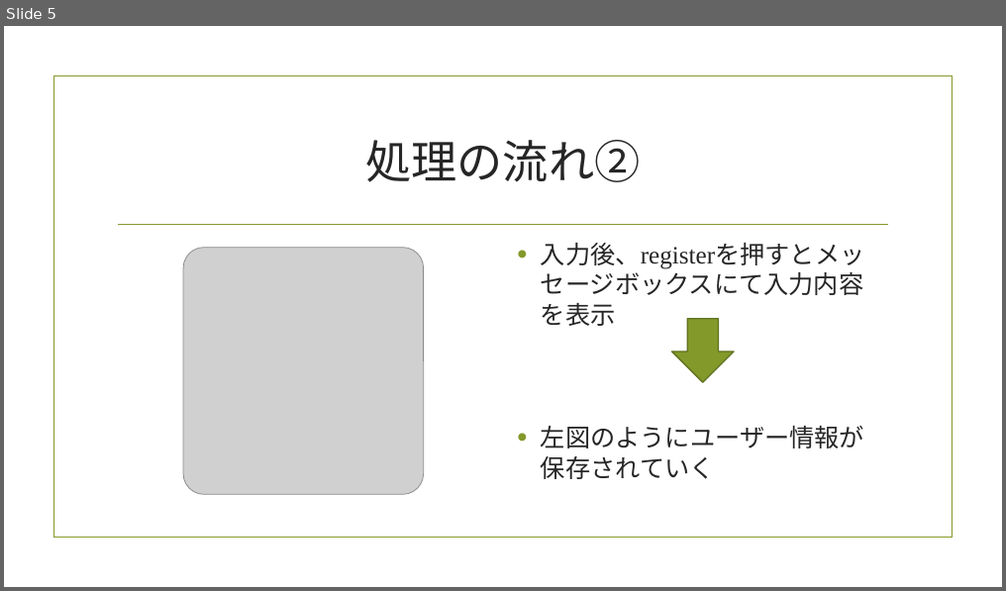
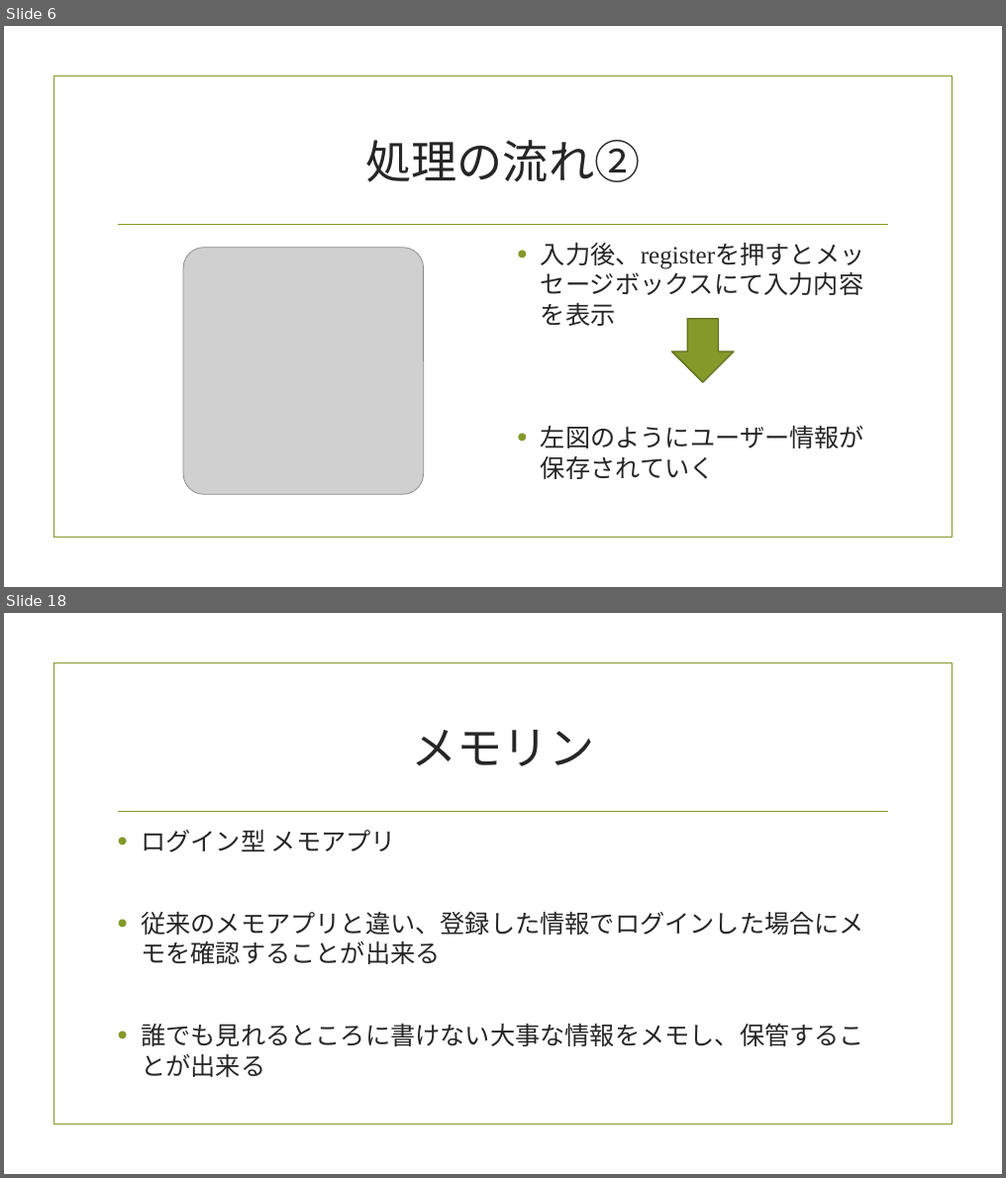
Before and after one commit to sakamoto222/summer, a slide deck: 個人製作.pptx. Shown one above the other, each under a label of ours: slide 5 before the commit, slides 6 and 18 after it; the slides between them are not shown. The pictures are 1006x591 and 1006x1178 pixels, drawn with LibreOffice and Linux fonts; fonts in the diff are those of the drawing; grey boxes stand for pictures; background and template pictures are left out. Boxes give left, top, right and bottom in pixels: in the first picture for what was removed or moved away, otherwise in the second. Text is boxed around its words. In the diff, an @@ line names an element or a change of style, - is before the commit and + after.

```diff
--- a/個人製作.pptx
+++ b/個人製作.pptx
@@ slide 18 added at (x1=4, y1=613, x2=1002, y2=1174), background picture (left out); not listed: 2 template elements that a slide beside it also shows @@
@@ title added at (x1=411, y1=730, x2=594, y2=766), 44 pt, text #262626 @@
+メモリン
@@ text added at (x1=141, y1=830, x2=864, y2=1077), 24 pt, text #262626 @@
+• ログイン型 メモアプリ
+• 従来のメモアプリと違い、登録した情報でログインした場合にメモを確認することが出来る
+• 誰でも見れるところに書けない大事な情報をメモし、保管することが出来る
@@ what was slide 5 is now slide 6 @@
```
Also in this commit, not shown: 2 slides changed, 13 other slides added.
